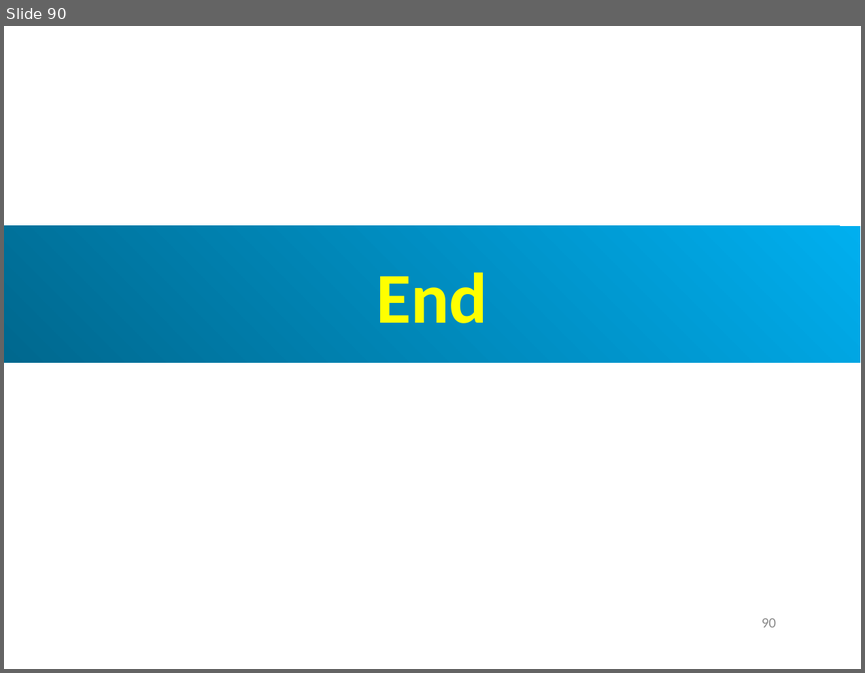
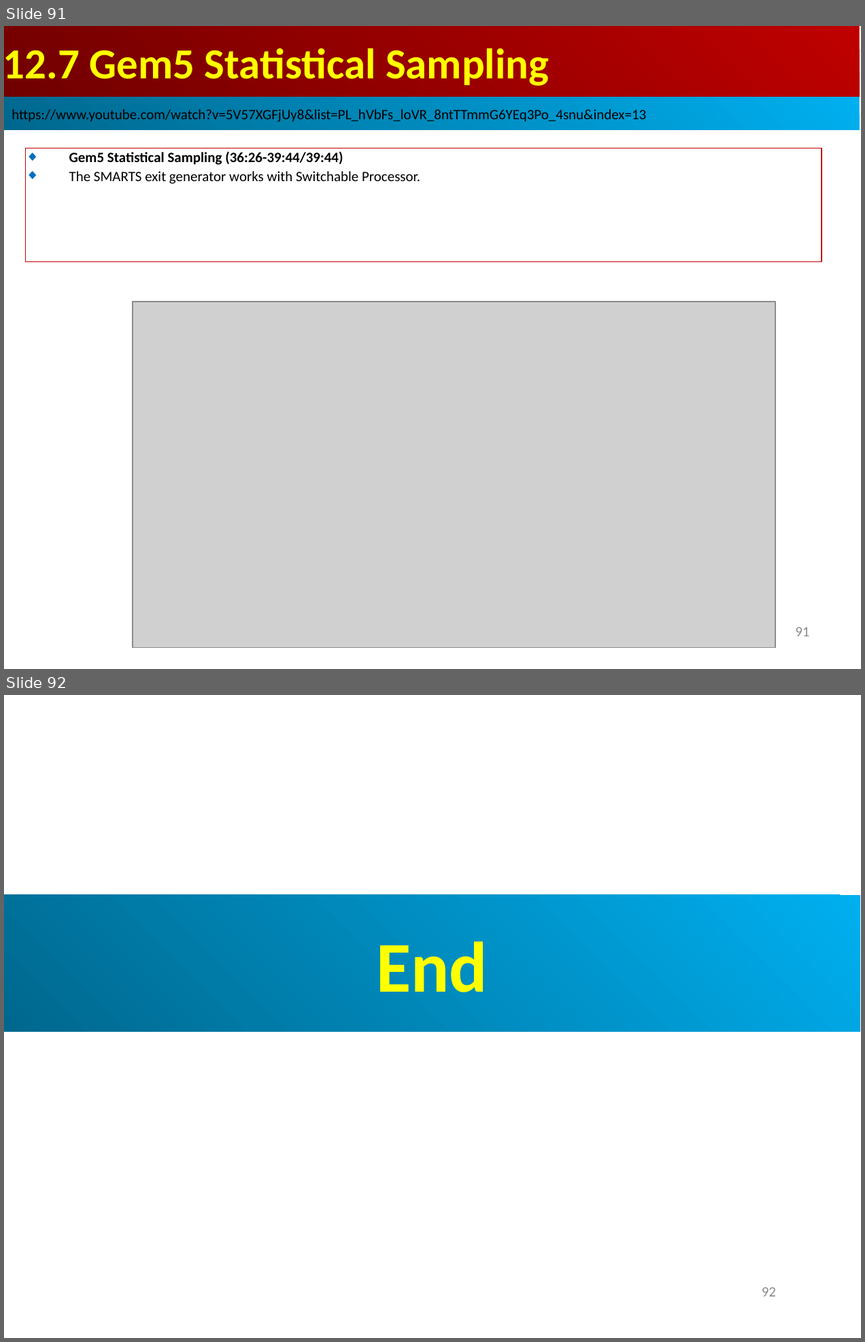
Before and after one commit to peterhchen/AIU_CS850_Gem5_McPAT, a slide deck: 050_Gem5/013.SampleSim/000_Video/013.SampleSim.ppt. Shown one above the other, each under a label of ours: slide 90 before the commit, slides 91 and 92 after it. The pictures are 865x673 and 865x1342 pixels, drawn with LibreOffice and Linux fonts; fonts in the diff are those of the drawing; grey boxes stand for pictures. Boxes give left, top, right and bottom in pixels: in the first picture for what was removed or moved away, otherwise in the second. Text is boxed around its words. In the diff, an @@ line names an element or a change of style, - is before the commit and + after.

```diff
--- a/050_Gem5/013.SampleSim/000_Video/013.SampleSim.ppt
+++ b/050_Gem5/013.SampleSim/000_Video/013.SampleSim.ppt
@@ slide 91 added at [4,26,861,669], background #FFFFFF @@
@@ rectangle added at [4,26,859,97], fill gradient #BF0000 to #710000, 36 pt, text #FFFF00, bold @@
+12.7 Gem5 Statistical Sampling
@@ rectangle added at [4,97,859,131], fill gradient #00AFEF to #00688E, 12 pt, text #000000 @@
+https://www.youtube.com/watch?v=5V57XGFjUy8&list=PL_hVbFs_loVR_8ntTTmmG6YEq3Po_4snu&index=13
@@ rectangle added at [26,148,821,261], outline #C00000 0.74 pt, 12 pt, text #000000 @@
+◆ Gem5 Statistical Sampling (36:26-39:44/39:44)
+◆ The SMARTS exit generator works with Switchable Processor.
@@ picture added at [133,302,775,648] @@
@@ page number added at [795,626,809,636], 12 pt, text #8B8B8B @@
+91
@@ what was slide 90 is now slide 92 @@
@@ page number at [762,1287,776,1296]: text changed @@
-90
+92
```
Also in this commit, not shown: 1 slide changed, 1 other slide added.
